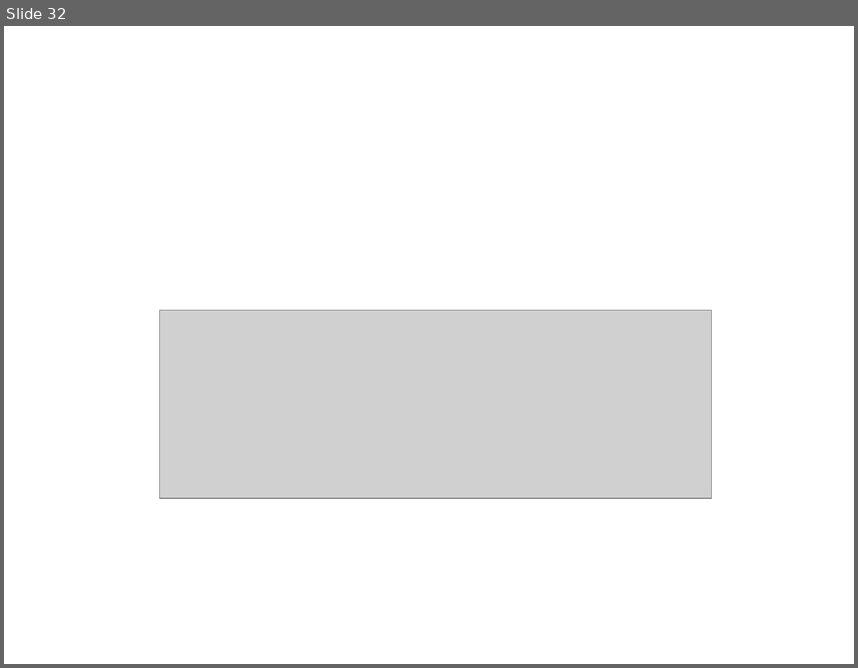
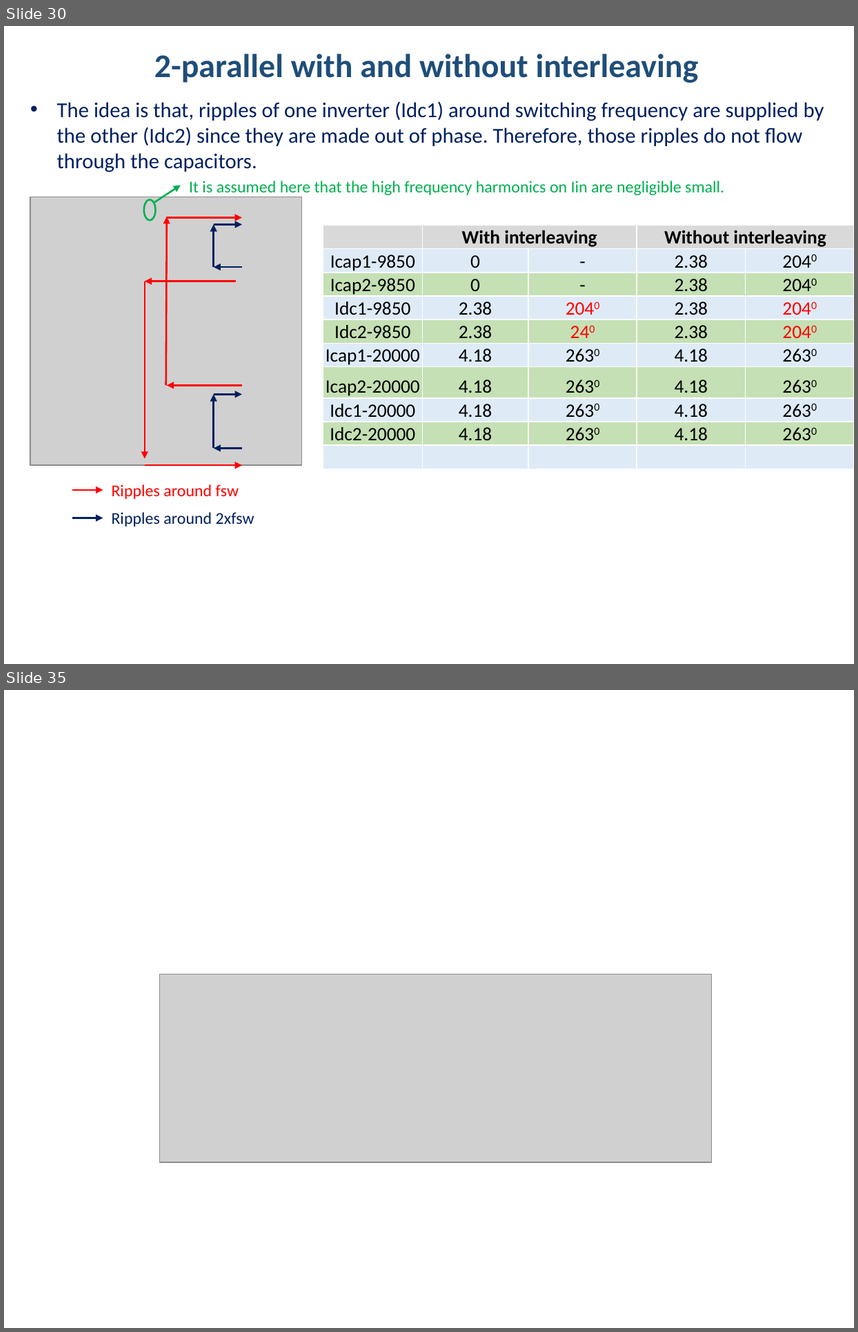
Before and after one commit to hakanpolat/IMMD, a slide deck: Simulation/dcbusmodelwrapup/immd_dcbusmodelwrapup.pptx. Shown one above the other, each under a label of ours: slide 32 before the commit, slides 30 and 35 after it; the slides between them are not shown. The pictures are 858x668 and 858x1332 pixels, drawn with LibreOffice and Linux fonts; fonts in the diff are those of the drawing; grey boxes stand for pictures. Boxes give left, top, right and bottom in pixels: in the first picture for what was removed or moved away, otherwise in the second. Text is boxed around its words. In the diff, an @@ line names an element or a change of style, - is before the commit and + after.

Commit message:
2-paralel modelde rectifier'ın interleavinge potansiyel etkisi sunuma eklendi.

```diff
--- a/Simulation/dcbusmodelwrapup/immd_dcbusmodelwrapup.pptx
+++ b/Simulation/dcbusmodelwrapup/immd_dcbusmodelwrapup.pptx
@@ slide 30 added at [4,26,854,664], background #FFFFFF @@
@@ text added at [154,54,699,83], 28 pt, text #1F4E79, bold @@
+2-parallel with and without interleaving
@@ text added at [57,101,824,172], 18 pt, text #002060 @@
+• The idea is that, ripples of one inverter (Idc1) around switching frequency are supplied by the other (Idc2) since they are made out of phase. Therefore, those ripples do not flow through the capacitors.
@@ arrow added from (154, 203) to (181, 185), #00B050 1.5 pt @@
@@ text added at [189,181,724,195], 14 pt, text #00B050 @@
+It is assumed here that the high frequency harmonics on Iin are negligible small.
@@ picture added at [30,197,301,466] @@
@@ ellipse added at [144,199,156,220], outline #00B050 1.5 pt @@
@@ arrow added from (166, 217) to (242, 217), #FF0000 1.5 pt @@
@@ arrow added from (166, 385) to (166, 216), #FF0000 1.5 pt @@
@@ arrow added from (214, 224) to (242, 224), #002060 1.5 pt @@
@@ arrow added from (214, 267) to (214, 224), #002060 1.5 pt @@
@@ table added at [323,225,854,468], 10 rows, 5 columns @@
+ | With interleaving |  | Without interleaving | 
+Icap1-9850 | 0 | - | 2.38 | 2040
+Icap2-9850 | 0 | - | 2.38 | 2040
+Idc1-9850 | 2.38 | 2040 | 2.38 | 2040
+Idc2-9850 | 2.38 | 240 | 2.38 | 2040
+Icap1-20000 | 4.18 | 2630 | 4.18 | 2630
+Icap2-20000 | 4.18 | 2630 | 4.18 | 2630
+Idc1-20000 | 4.18 | 2630 | 4.18 | 2630
+Idc2-20000 | 4.18 | 2630 | 4.18 | 2630
+ |  |  |  | 
@@ arrow added from (242, 267) to (214, 267), #002060 1.5 pt @@
@@ arrow added from (235, 281) to (145, 281), #FF0000 1.5 pt @@
@@ arrow added from (145, 281) to (145, 459), #FF0000 1.5 pt @@
@@ arrow added from (242, 385) to (166, 385), #FF0000 1.5 pt @@
@@ arrow added from (214, 394) to (242, 394), #002060 1.5 pt @@
@@ arrow added from (214, 448) to (214, 394), #002060 1.5 pt @@
@@ arrow added from (242, 448) to (214, 448), #002060 1.5 pt @@
@@ arrow added from (145, 465) to (242, 465), #FF0000 1.5 pt @@
@@ arrow added from (73, 489) to (103, 489), #FF0000 1.5 pt @@
@@ text added at [112,484,239,499], 14 pt, text #FF0000 @@
+Ripples around fsw
@@ arrow added from (73, 517) to (103, 517), #002060 1.5 pt @@
@@ text added at [112,512,254,526], 14 pt, text #002060 @@
+Ripples around 2xfsw
@@ what was slide 32 is now slide 35 @@
```
Also in this commit, not shown: 5 slides changed, 2 other slides added, 3 other files.
